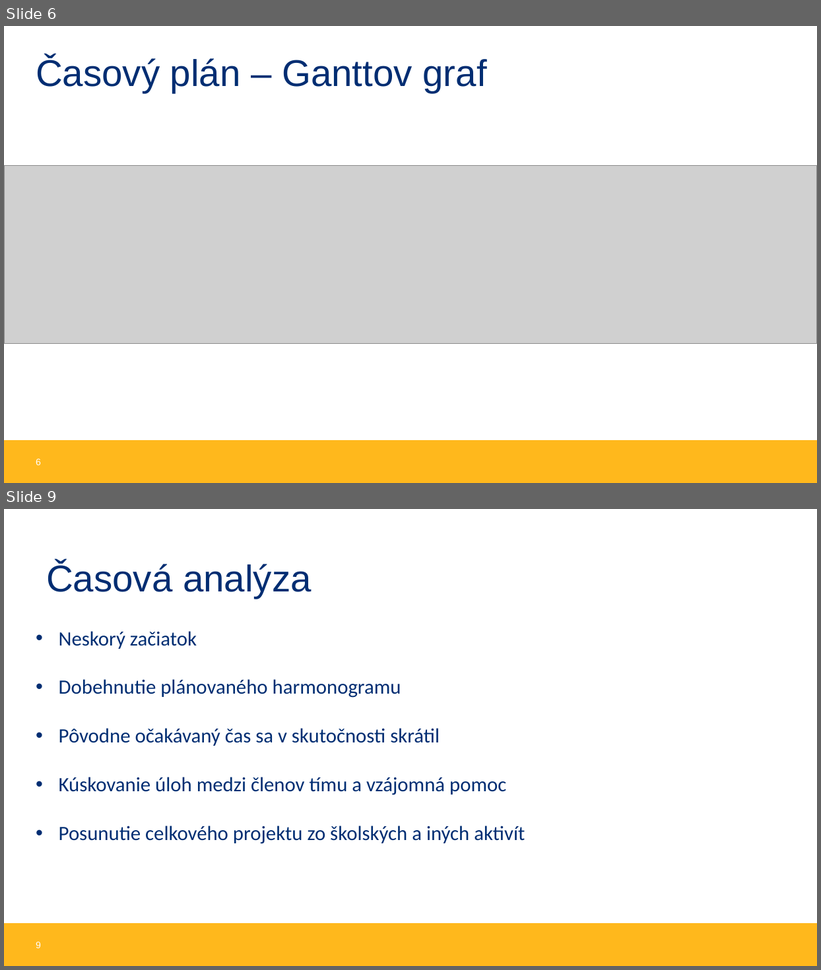
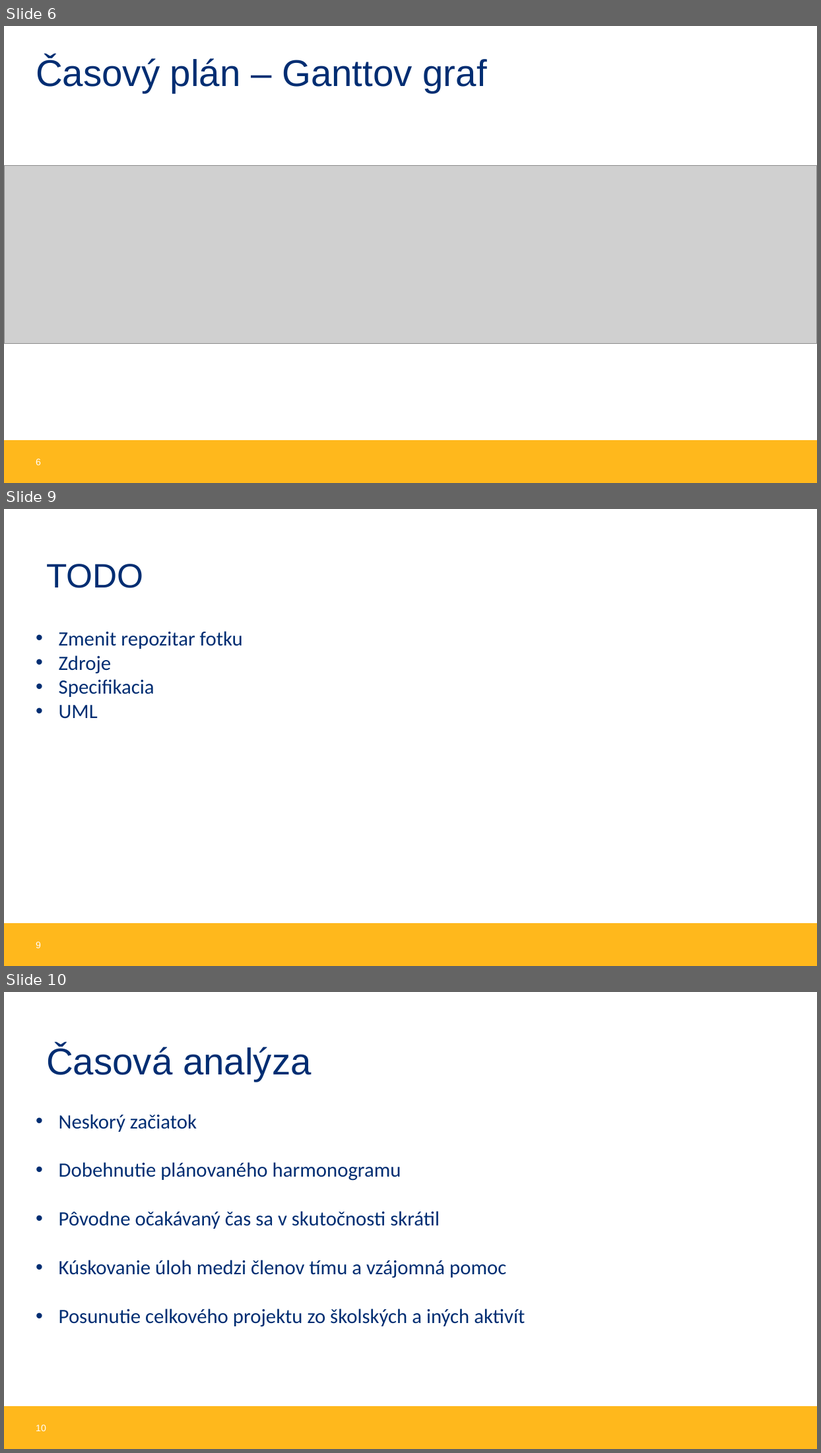
Before and after one commit to MilanOzaniak/Frogger_STV_16, a slide deck: technicka dokumentacia a prezentacia/Prezentácia Frogger.pptx. Shown one above the other, each under a label of ours: slides 6 and 9 before the commit, slides 6, 9 and 10 after it; the slides between them are not shown. The pictures are 821x970 and 821x1453 pixels, drawn with LibreOffice and Linux fonts; fonts in the diff are those of the drawing; grey boxes stand for pictures; background and template pictures are left out. Boxes give left, top, right and bottom in pixels: in the first picture for what was removed or moved away, otherwise in the second. Text is boxed around its words. In the diff, an @@ line names an element or a change of style, - is before the commit and + after.

```diff
--- a/technicka dokumentacia a prezentacia/Prezentácia Frogger.pptx
+++ b/technicka dokumentacia a prezentacia/Prezentácia Frogger.pptx
@@ slide 9 added at (4,509,817,966), background #FFFFFF; not listed: 1 template element that a slide beside it also shows @@
@@ text added at (46,564,143,588), 40 pt, text #002D72 @@
+TODO
@@ text added at (59,631,243,719), 24 pt, text #002D72 @@
+• Zmenit repozitar fotku
+• Zdroje
+• Specifikacia
+• UML
@@ page number added at (36,942,41,949), 11 pt, text #FFFFFF @@
+9
@@ what was slide 9 is now slide 10 @@
@@ page number at (36,1425,46,1432): text changed @@
-9
+10
```
Also in this commit, not shown: 2 slides changed.
